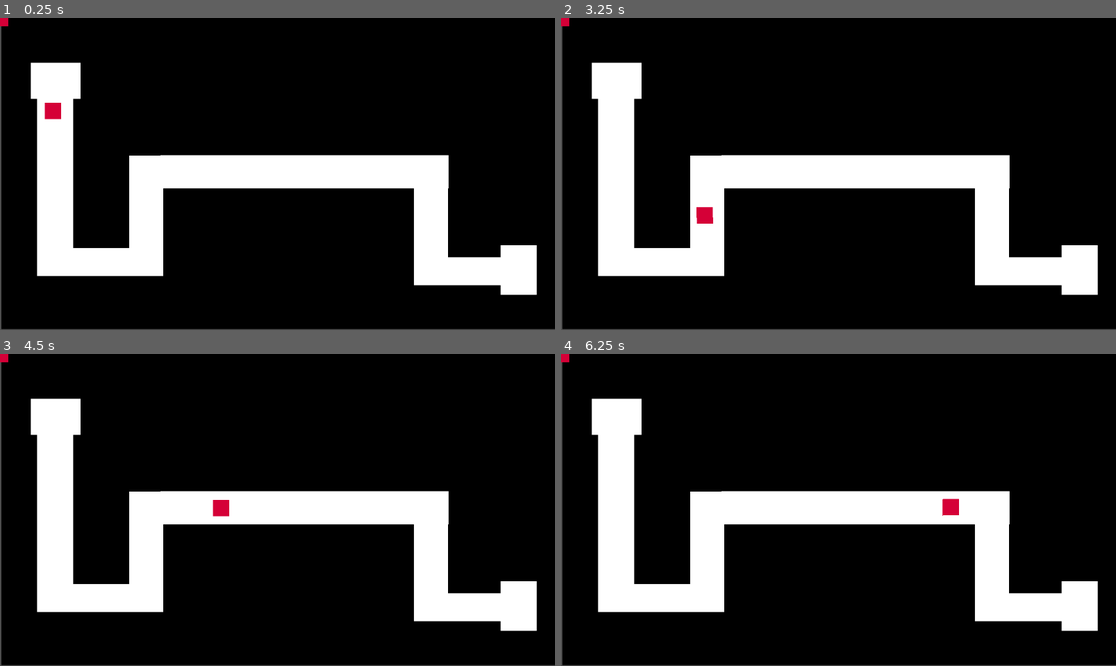
Above: before the commit, frames 1-4 (two rows, left to right).
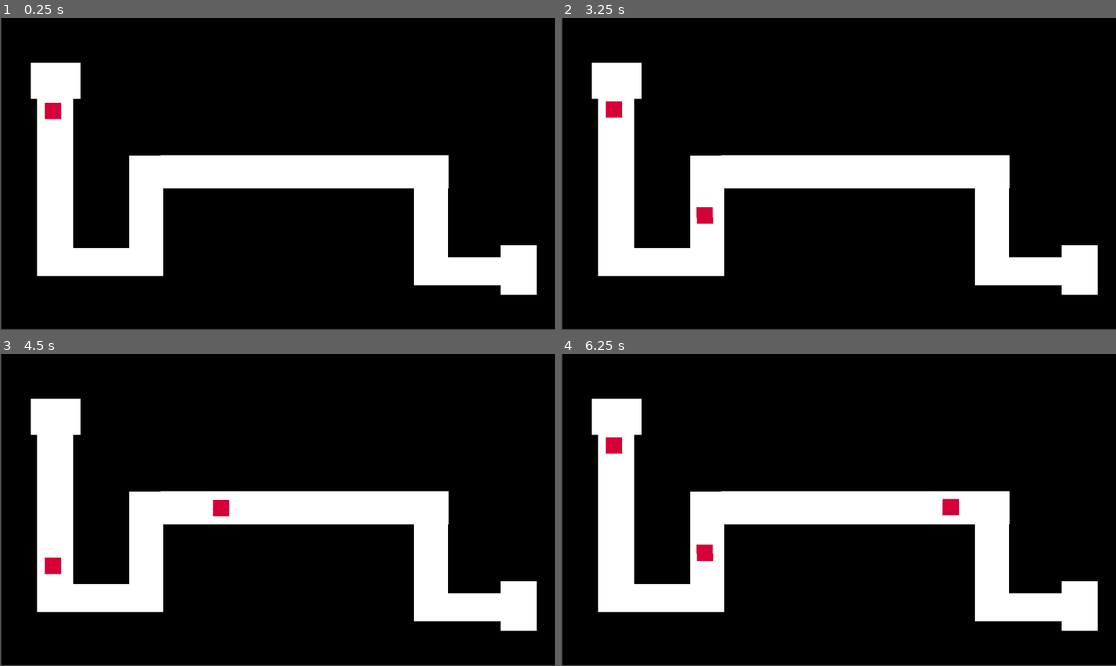
Above: after the commit, the same moments.

Repository: tlai-cmd/project-main
Game: Godot game, scene res://scenes/level.tscn
Two runs of this game, one before a commit and one after it. Both use one fixed random seed, a clock stepped at 60 frames per second and the inputs below. The project has no main scene, so this scene is started directly.
Inputs:
- Up to frame 1 (0.25 s): no input
- Up to frame 2 (3.25 s): no input
- Up to frame 3 (4.5 s): no input
- Up to frame 4 (6.25 s): no input

The runs differ from the first frame. In frame 1, less than 0.1% of the frame differs, in the area x 0-2%, y 0-3%; in frame 2, 0.2%; in frame 3, 0.2%; in frame 4, 0.4%, in the area x 0-28%, y 0-67%.

Commit message:
spawner + enemy
Finishing the enemy path and spawner

Diff:
--- a/project-main/scenes/level.tscn
+++ b/project-main/scenes/level.tscn
@@ -1,8 +1,7 @@
 [gd_scene format=3 uid="uid://72efrcbybqxd"]
 
-[ext_resource type="Script" uid="uid://bje3ipnmlthja" path="res://scenes/enemy-follow.gd" id="1_w7c3h"]
 [ext_resource type="Script" uid="uid://blyoqbubqwgub" path="res://scenes/path_spawner.gd" id="1_w8frs"]
-[ext_resource type="PackedScene" uid="uid://8mscvjin3a74" path="res://scenes/enemies.tscn" id="2_w8frs"]
+[ext_resource type="PackedScene" uid="uid://dpsnfs0wxt8uy" path="res://scenes/pathspawner.tscn" id="3_w8frs"]
 
 [sub_resource type="Curve2D" id="Curve2D_rd3vj"]
 _data = {
@@ -10,10 +9,13 @@
 }
 point_count = 7
 
+[sub_resource type="RectangleShape2D" id="RectangleShape2D_w7c3h"]
+size = Vector2(74.5, 103)
+
 [node name="Node2D" type="Node2D" unique_id=96619386]
 
 [node name="spawner" type="Timer" parent="." unique_id=1426996698]
-wait_time = 10.0
+wait_time = 3.0
 autostart = true
 
 [node name="map" type="Node2D" parent="." unique_id=315439363]
@@ -77,13 +79,16 @@
 curve = SubResource("Curve2D_rd3vj")
 script = ExtResource("1_w8frs")
 timer = NodePath("../spawner")
-enemy = ExtResource("2_w8frs")
+enemy = ExtResource("3_w8frs")
 
-[node name="PathFollow2D" type="PathFollow2D" parent="Path2D" unique_id=611561683]
+[node name="PathFollow2D" parent="Path2D" unique_id=1528065059 instance=ExtResource("3_w8frs")]
 position = Vector2(110, 143)
-rotation = 1.5707964
-loop = false
-script = ExtResource("1_w7c3h")
-Speed = 200
 
-[node name="CharacterBody2D" parent="Path2D/PathFollow2D" unique_id=175166536 instance=ExtResource("2_w8frs")]
+[node name="Area2D" type="Area2D" parent="." unique_id=1640597057]
+
+[node name="CollisionShape2D" type="CollisionShape2D" parent="Area2D" unique_id=1665157251]
+position = Vector2(1076.75, 523.5)
+shape = SubResource("RectangleShape2D_w7c3h")
+
+[connection signal="timeout" from="spawner" to="Path2D" method="_on_spawner_timeout"]
+[connection signal="area_entered" from="Area2D" to="Path2D" method="_disappear"]
--- a/project-main/scenes/path_spawner.gd
+++ b/project-main/scenes/path_spawner.gd
@@ -3,8 +3,15 @@
 @export var timer: Timer
 @export var enemy: PackedScene
 
+
 # Called every frame. 'delta' is the elapsed time since the previous frame.
 func _process(delta: float) -> void:
+	pass
+
+func _on_spawner_timeout() -> void:
 	var enemy_scene = enemy.instantiate()
-	if timer.timeout:
-		add_child(enemy_scene)
+	add_child(enemy_scene)
+
+
+func _disappear(area: Area2D) -> void:
+	queue_free()
--- /dev/null
+++ b/project-main/scenes/pathspawner.tscn
@@ -0,0 +1,12 @@
+[gd_scene format=3 uid="uid://dpsnfs0wxt8uy"]
+
+[ext_resource type="Script" uid="uid://bje3ipnmlthja" path="res://scenes/enemy-follow.gd" id="1_6wbrv"]
+[ext_resource type="PackedScene" uid="uid://8mscvjin3a74" path="res://scenes/enemies.tscn" id="2_xwymq"]
+
+[node name="PathFollow2D" type="PathFollow2D" unique_id=1528065059]
+rotation = 1.5707964
+loop = false
+script = ExtResource("1_6wbrv")
+Speed = 200
+
+[node name="CharacterBody2D" parent="." unique_id=175166536 instance=ExtResource("2_xwymq")]
